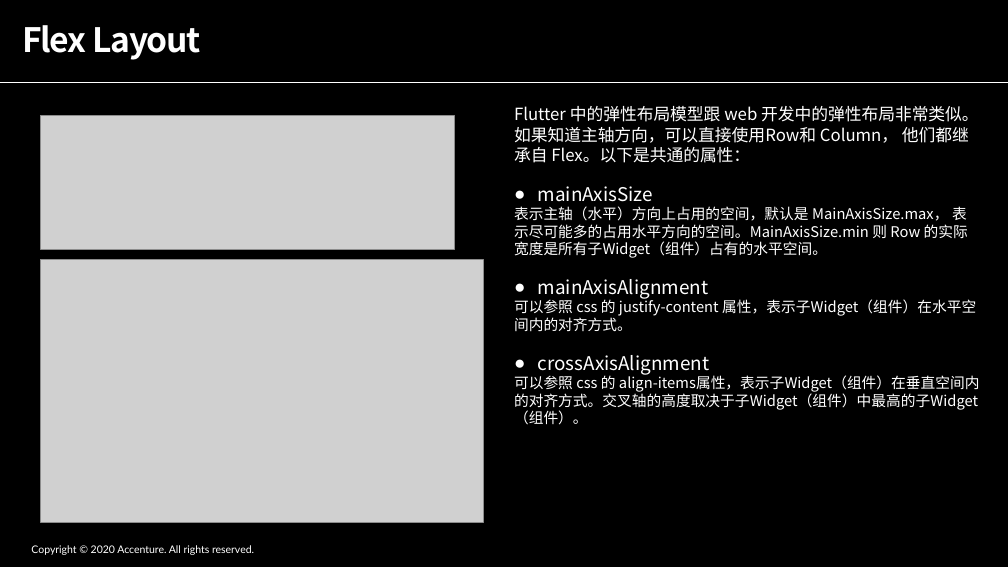
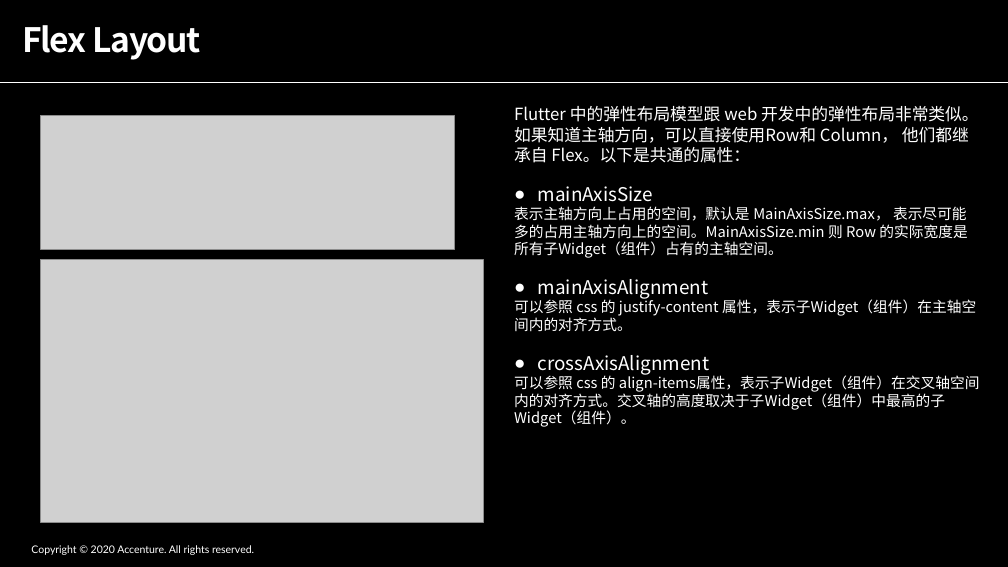
Before and after one commit to ShadowTricker/flutter_common, a slide deck: slide 8 of flutter_common.pptx. Drawn at 1008x567 pixels with LibreOffice and Linux fonts; fonts in the diff are those of the drawing; grey boxes stand for pictures. Boxes give left, top, right and bottom in pixels: in the first picture for what was removed or moved away, otherwise in the second. Text is boxed around its words. In the diff, an @@ line names an element or a change of style, - is before the commit and + after.

```diff
--- a/flutter_common.pptx
+++ b/flutter_common.pptx
@@ text at (x1=514, y1=206, x2=967, y2=258): text changed @@
-表示主轴（水平）方向上占用的空间，默认是 MainAxisSize.max， 表示尽可能多的占用水平方向的空间。MainAxisSize.min 则 Row 的实际宽度是所有子Widget（组件）占有的水平空间。
+表示主轴方向上占用的空间，默认是 MainAxisSize.max， 表示尽可能多的占用主轴方向上的空间。MainAxisSize.min 则 Row 的实际宽度是所有子Widget（组件）占有的主轴空间。
@@ text at (x1=514, y1=298, x2=976, y2=332): text changed @@
-可以参照 css 的 justify-content 属性，表示子Widget（组件）在水平空间内的对齐方式。
+可以参照 css 的 justify-content 属性，表示子Widget（组件）在主轴空间内的对齐方式。
@@ text at (x1=514, y1=373, x2=980, y2=427): text changed @@
-可以参照 css 的 align-items属性，表示子Widget（组件）在垂直空间内的对齐方式。交叉轴的高度取决于子Widget（组件）中最高的子Widget（组件）。
+可以参照 css 的 align-items属性，表示子Widget（组件）在交叉轴空间内的对齐方式。交叉轴的高度取决于子Widget（组件）中最高的子Widget（组件）。
```
Also in this commit, not shown: 3 other slides changed, 6 other files.
